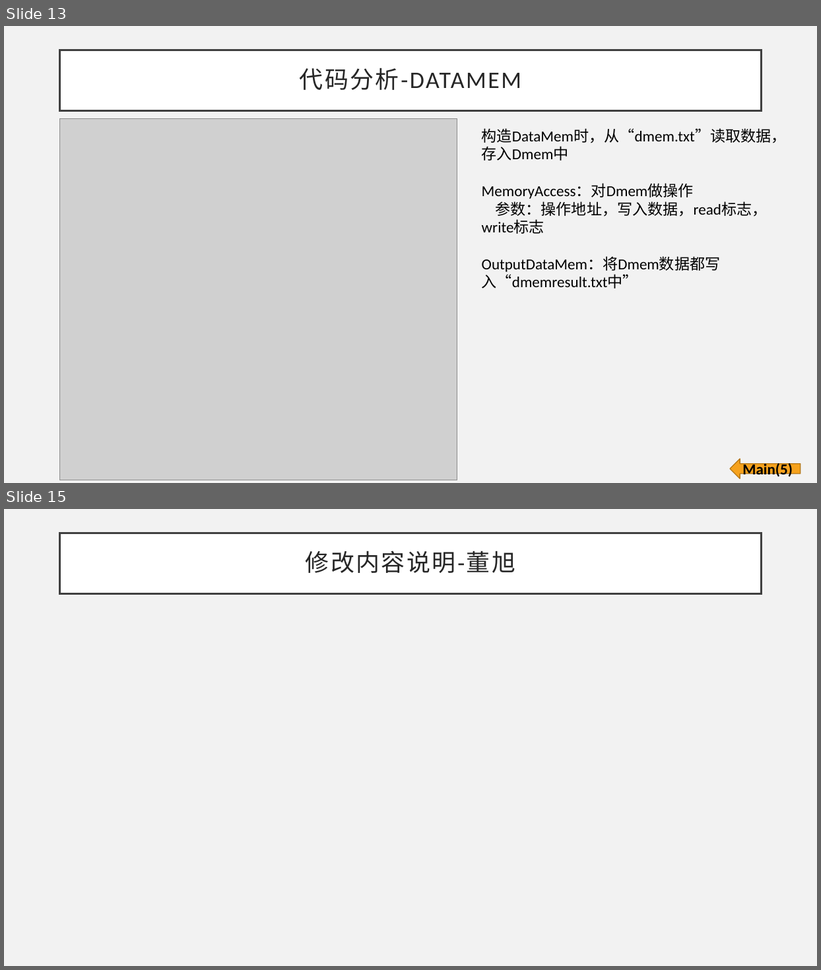
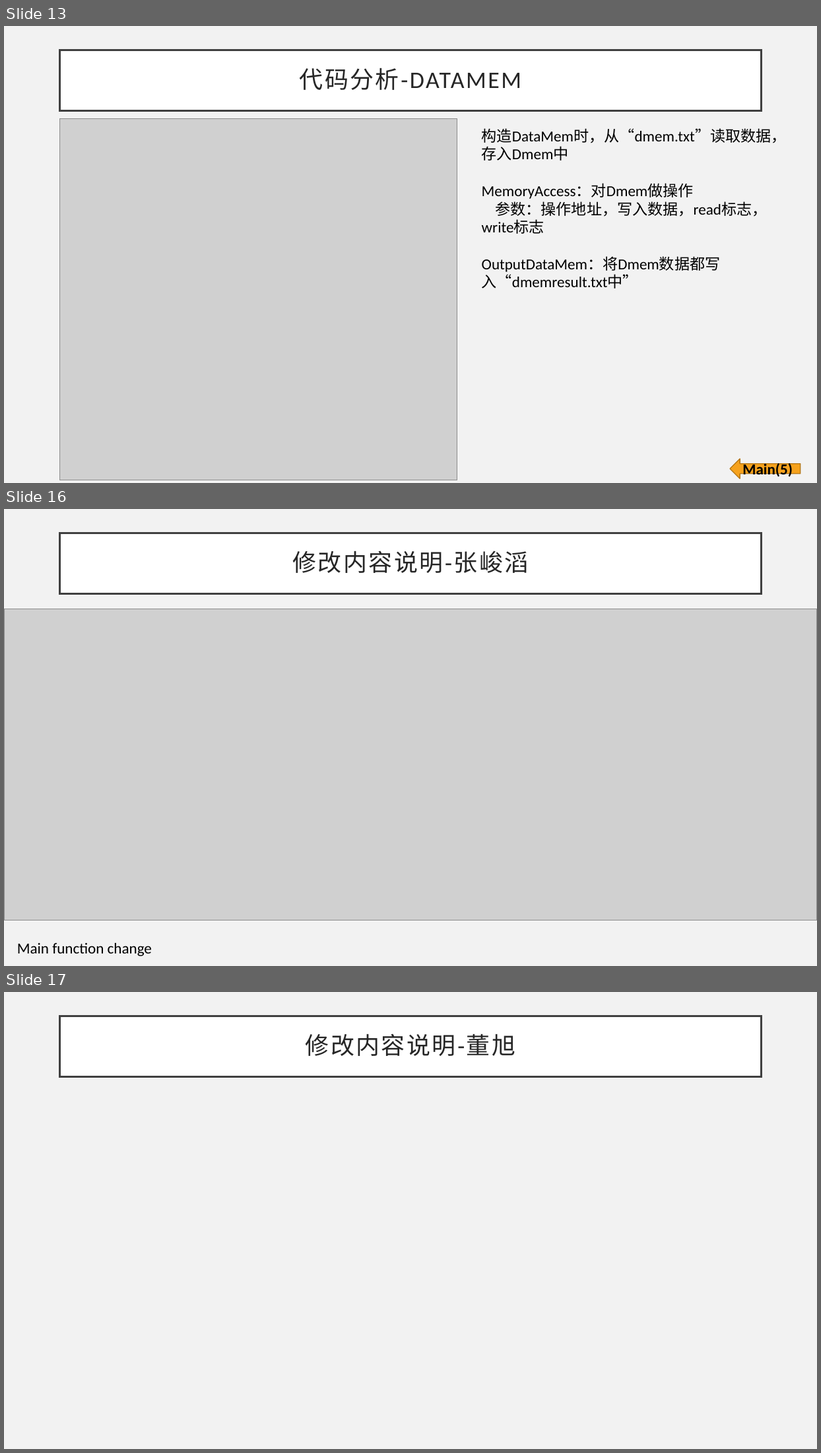
Before and after one commit to Flytortoise/ECNU_ComputerArchitecture, a slide deck: PPT/第二组-实验一讲解.pptx. Shown one above the other, each under a label of ours: slides 13 and 15 before the commit, slides 13, 16 and 17 after it; the slides between them are not shown. The pictures are 821x970 and 821x1453 pixels, drawn with LibreOffice and Linux fonts; fonts in the diff are those of the drawing; grey boxes stand for pictures. Boxes give left, top, right and bottom in pixels: in the first picture for what was removed or moved away, otherwise in the second. Text is boxed around its words. In the diff, an @@ line names an element or a change of style, - is before the commit and + after.

```diff
--- a/PPT/第二组-实验一讲解.pptx
+++ b/PPT/第二组-实验一讲解.pptx
@@ slide 16 added at (4,509,817,966), background #F2F2F2 @@
@@ title added at (60,533,762,593), fill #FFFFFF, outline #404040 2.5 pt, 28 pt, text #262626 @@
+修改内容说明-张峻滔
@@ picture added at (4,609,817,921) @@
@@ text added at (17,943,152,956), 18 pt, text #000000 @@
+Main function change
@@ what was slide 15 is now slide 17 @@
```
Also in this commit, not shown: 1 slide changed, 1 other slide added.
